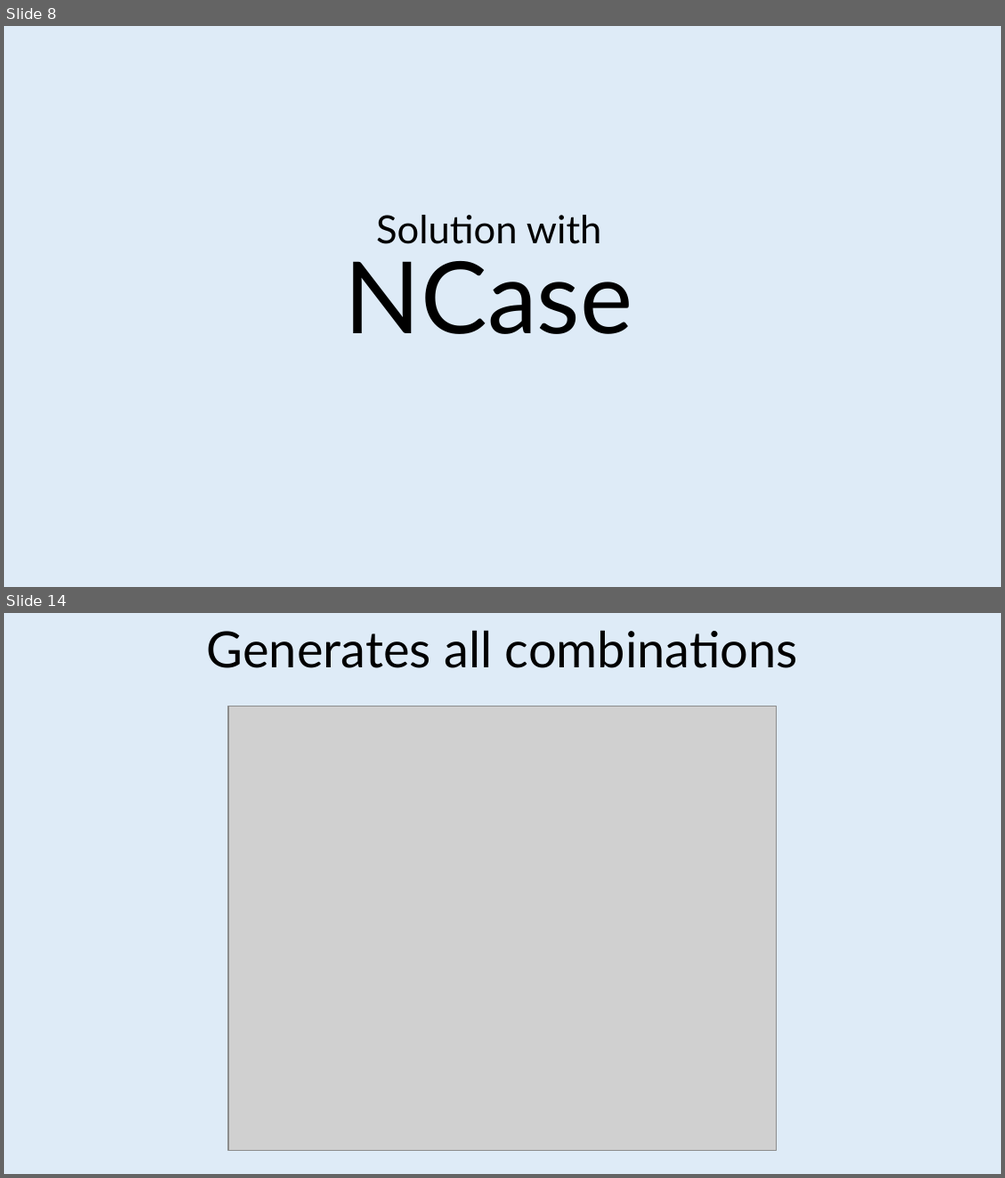
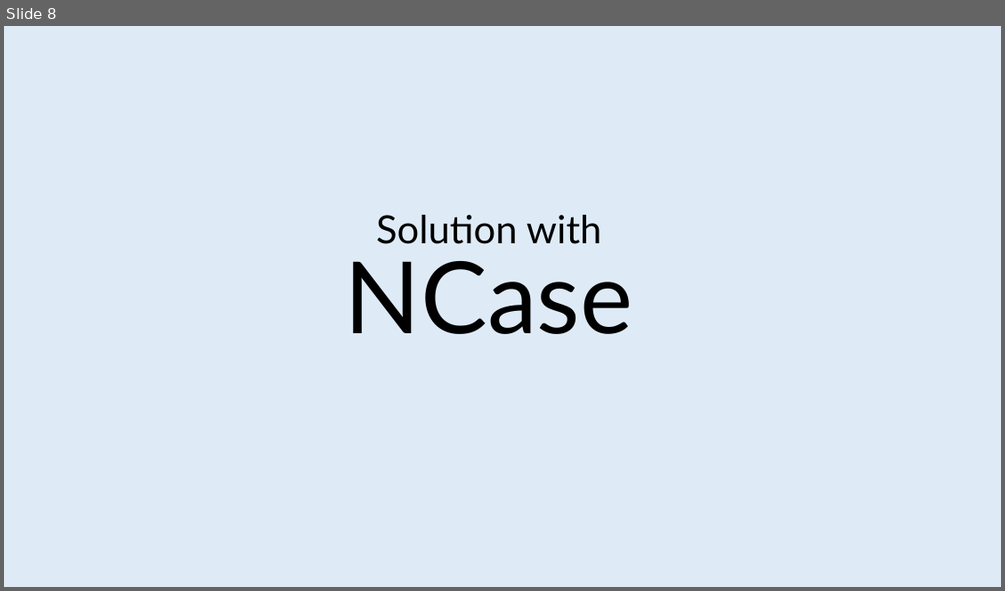
Before and after one commit to jeromerg/NCase, a slide deck: src/Documentation/Slides/Slides.pptx. Shown one above the other, each under a label of ours: slides 8 and 14 before the commit, slide 8 after it; the slides between them are not shown. The pictures are 1005x1178 and 1005x591 pixels, drawn with LibreOffice and Linux fonts; fonts in the diff are those of the drawing; grey boxes stand for pictures. Boxes give left, top, right and bottom in pixels: in the first picture for what was removed or moved away, otherwise in the second. Text is boxed around its words. In the diff, an @@ line names an element or a change of style, - is before the commit and + after.

```diff
--- a/src/Documentation/Slides/Slides.pptx
+++ b/src/Documentation/Slides/Slides.pptx
@@ slide 14 removed at [4,613,1001,1174], background #DEEBF7 @@
@@ text removed at [207,630,798,668] @@
-Generates all combinations
@@ picture removed at [228,706,777,1151] @@
```
Also in this commit, not shown: 12 slides changed, 9 slides added, 1 other slide removed.
